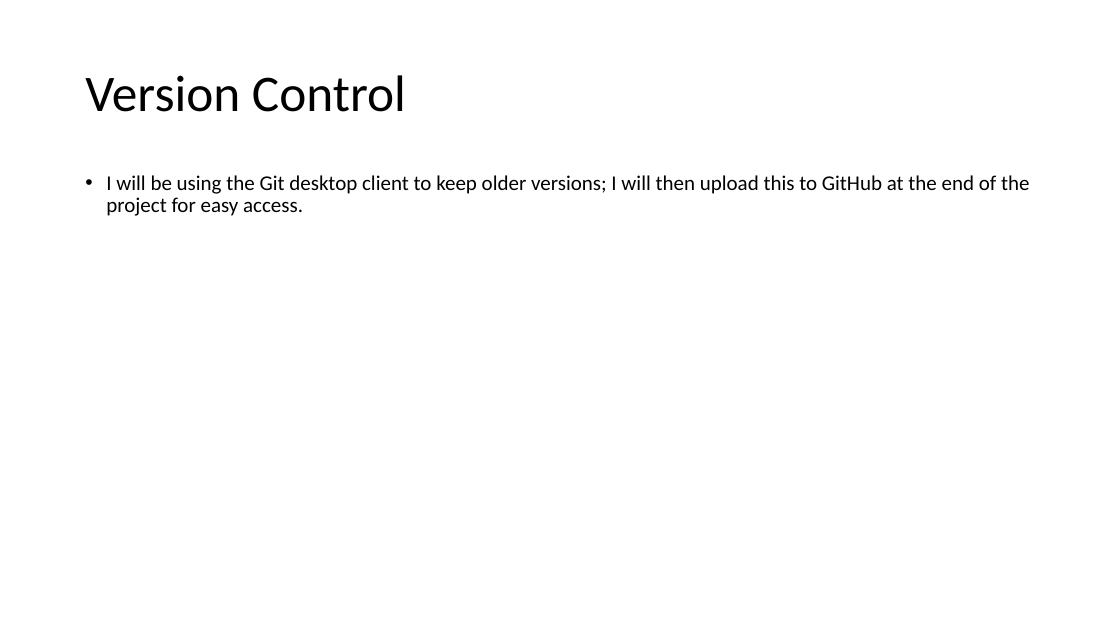
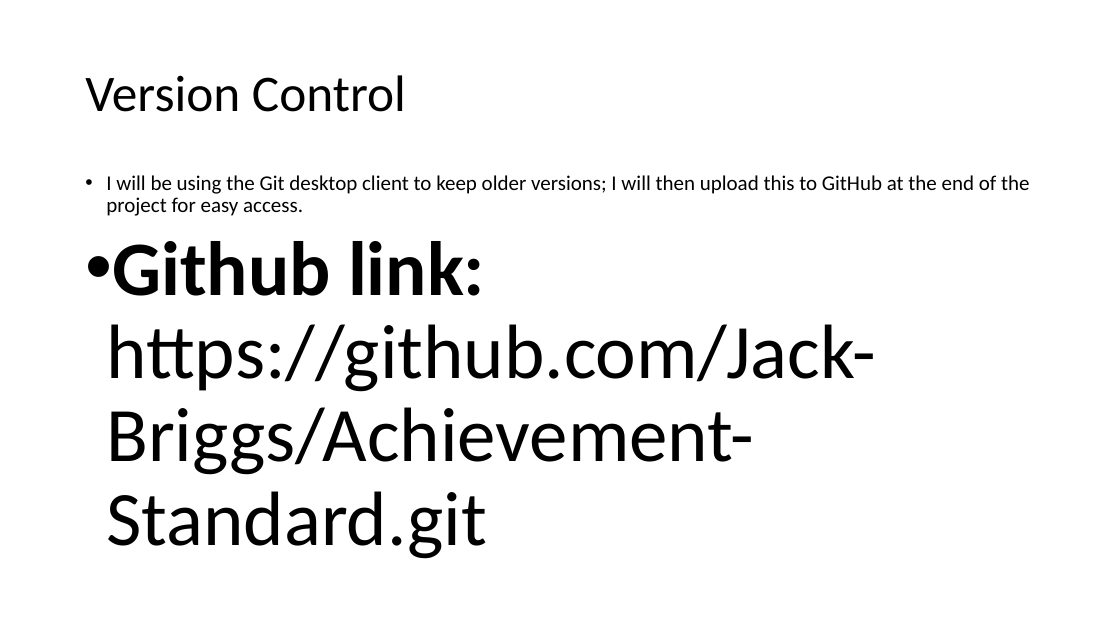
Before and after one commit to Jack-Briggs/Achievement-Standard, a slide deck: slide 13 of Planning/Project Management Tools.pptx. Drawn at 1120x630 pixels with LibreOffice and Linux fonts; fonts in the diff are those of the drawing. Boxes give left, top, right and bottom in pixels: in the first picture for what was removed or moved away, otherwise in the second. Text is boxed around its words. In the diff, an @@ line names an element or a change of style, - is before the commit and + after.

Commit message:
github link

```diff
--- a/Planning/Project Management Tools.pptx
+++ b/Planning/Project Management Tools.pptx
@@ text at (106,241,875,559): paragraph added @@
+• Github link:
+  https://github.com/Jack-Briggs/Achievement-Standard.git
```
